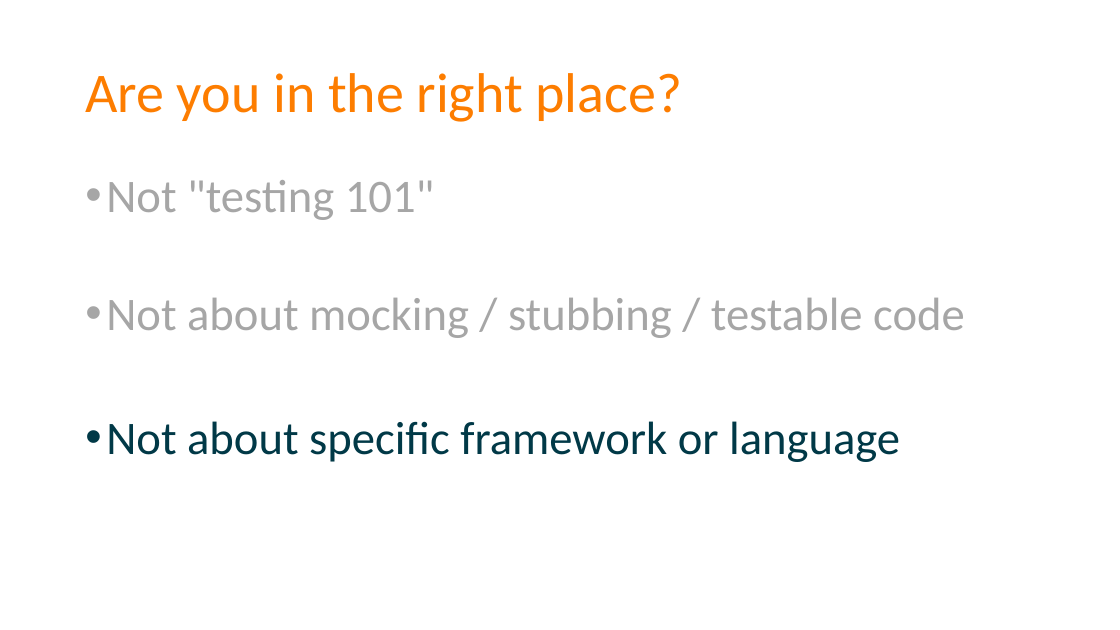
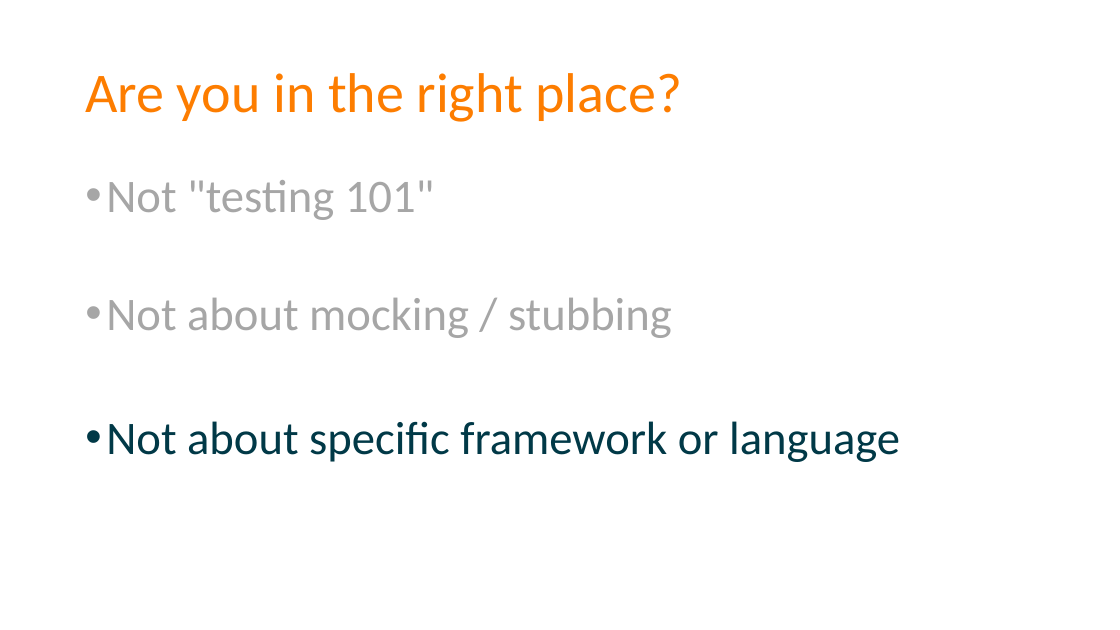
Before and after one commit to spetryjohnson/Talk-Patterns_of_Effective_Test_Setup, a slide deck: slide 6 of POETS - CodeMash 2017.pptx. Drawn at 1120x630 pixels with LibreOffice and Linux fonts; fonts in the diff are those of the drawing. Boxes give left, top, right and bottom in pixels: in the first picture for what was removed or moved away, otherwise in the second. Text is boxed around its words. In the diff, an @@ line names an element or a change of style, - is before the commit and + after.

```diff
--- a/POETS - CodeMash 2017.pptx
+++ b/POETS - CodeMash 2017.pptx
@@ text at (106,298,672,338): text changed @@
-• Not about mocking / stubbing / testable code
+• Not about mocking / stubbing
```
Also in this commit, not shown: 6 other slides changed, 3 slides added, 1 other file.
